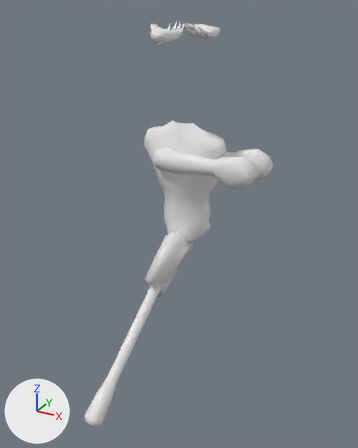
An edit to the Blender file extra/Tail Armor.blend, drawn before and after from the same camera.
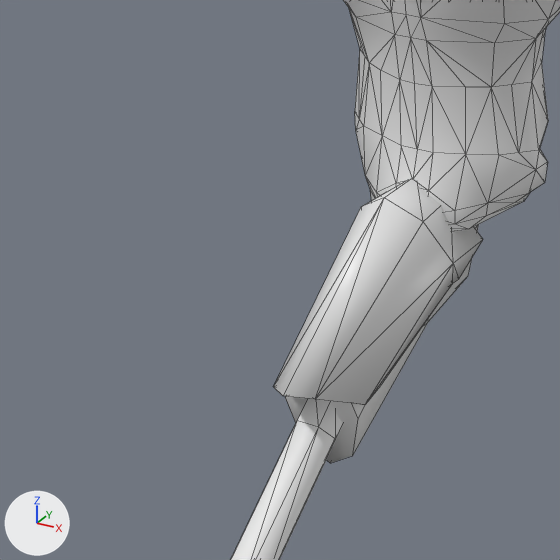
Each version is shown whole from a 50 mm lens placed at (0.705, -1.281, 0.685), pointed at (0.075, -0.135, 0.112), then close up on the part from 22% to 60% of the width and 41% to 72% of the height. The axes (+X, +Y, +Z) are drawn at lower left. The lights are the same throughout. The first two pictures are the older version. The close-ups show mesh edges as thin lines.

Objects in the first close-up: 'Steel Armor.001', 'Steel Sleeve.001', 'Tri Chest.001', 'Tri Tail.001'.
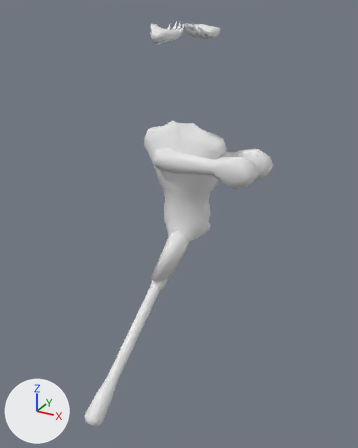
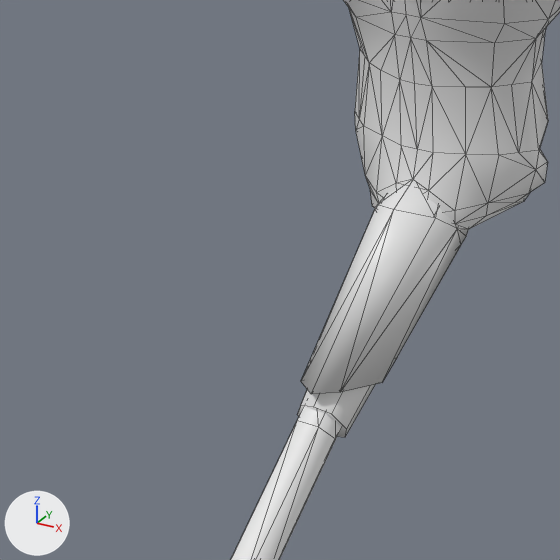
Commit message: added imperial templar tail armor

What differs and where, as boxes (x1, y1, x2, y2) in the close-ups (560 x 560 px):
'Steel Armor.001', hidden
    before: (274, 178, 483, 405)
'Imperial Templar Armor', added
    after: (301, 180, 468, 394)
'Steel Sleeve.001', hidden
    before: (285, 224, 479, 463)
'Imperial Templar Sleeve', added
    after: (297, 385, 375, 437)

Edits to the bpy script that builds the scene:
```text
Add mat_imperial_templar_plate:
    mat_imperial_templar_plate = principled_material('Imperial Templar Plate')
    mat_imperial_templar_plate.base_color = (0.8, 0.8, 0.8)  # white #e7e7e7
    mat_imperial_templar_plate.roughness = 0.4
Add mat_imperial_templar_sleeve:
    mat_imperial_templar_sleeve = principled_material('Imperial Templar Sleeve')
    mat_imperial_templar_sleeve.base_color = (0.8, 0.8, 0.8)  # white #e7e7e7
    mat_imperial_templar_sleeve.roughness = 0.4
Add me_cylinder_020:
    me_cylinder_020.from_pydata(...)  # 24 vertices, 44 faces; spans x -0.5..0.5, y -0.71..0.23, z -1.1..1.77
    me_cylinder_020.polygons.foreach_set('use_smooth', [True] * 44)
Add me_cylinder_019:
    me_cylinder_019.from_pydata(...)  # 24 vertices, 18 faces; spans x -1.0..1.0, y -1.01..1.1, z -1.02..2.61
    me_cylinder_019.polygons.foreach_set('use_smooth', [True] * 18)
Change ob_steel_sleeve_001:
    add ob_steel_sleeve_001.hide_set(True)  # its collection is switched off
Change ob_steel_armor_001:
    add ob_steel_armor_001.hide_set(True)  # its collection is switched off
Add ob_imperial_templar_armor:
    ob_imperial_templar_armor = bpy.data.objects.new('Imperial Templar Armor', me_cylinder_020)
    ob_imperial_templar_armor.location = (0.0, -0.0753, -0.0701)
    ob_imperial_templar_armor.rotation_euler = (-1.024, 0.0, 0.0)  # degrees (-59, 0, 0)
    ob_imperial_templar_armor.scale = (0.0734, 0.0734, 0.0734)
    ob_imperial_templar_armor.material_slots[0].link = 'OBJECT'; ob_imperial_templar_armor.material_slots[0].material = mat_imperial_templar_plate  # white #e7e7e7
Add ob_imperial_templar_sleeve:
    ob_imperial_templar_sleeve = bpy.data.objects.new('Imperial Templar Sleeve', me_cylinder_019)
    ob_imperial_templar_sleeve.location = (0.0, -0.0975, -0.0802)
    ob_imperial_templar_sleeve.rotation_euler = (-0.962, 0.0, 0.0)  # degrees (-55, 0, 0)
    ob_imperial_templar_sleeve.scale = (0.0331, 0.0331, 0.0606)
    ob_imperial_templar_sleeve.material_slots[0].link = 'OBJECT'; ob_imperial_templar_sleeve.material_slots[0].material = mat_imperial_templar_sleeve  # white #e7e7e7
```
